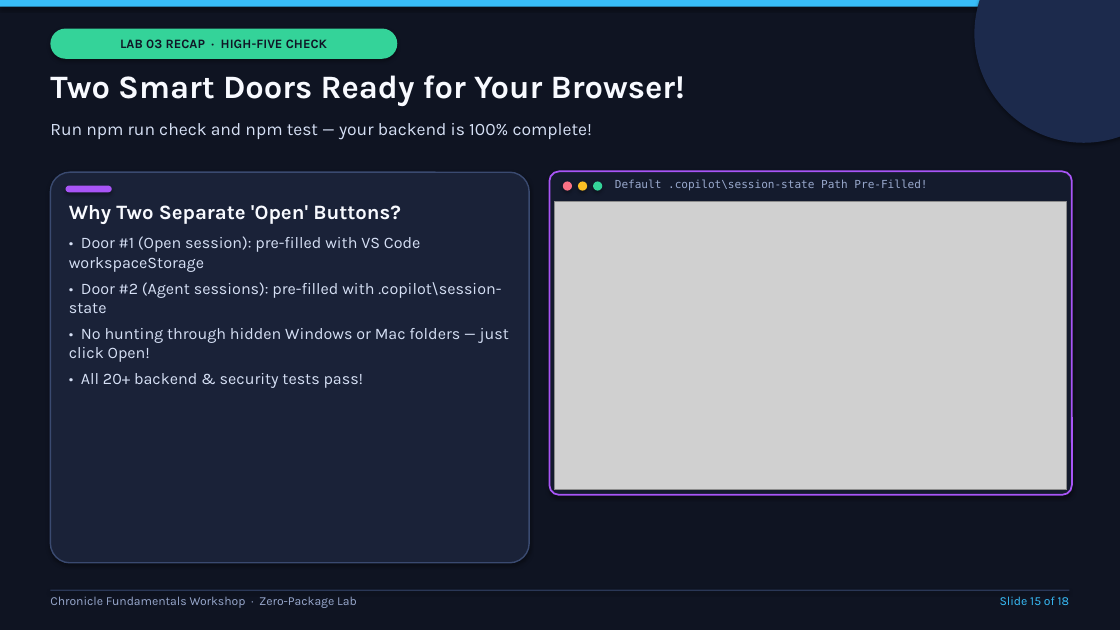
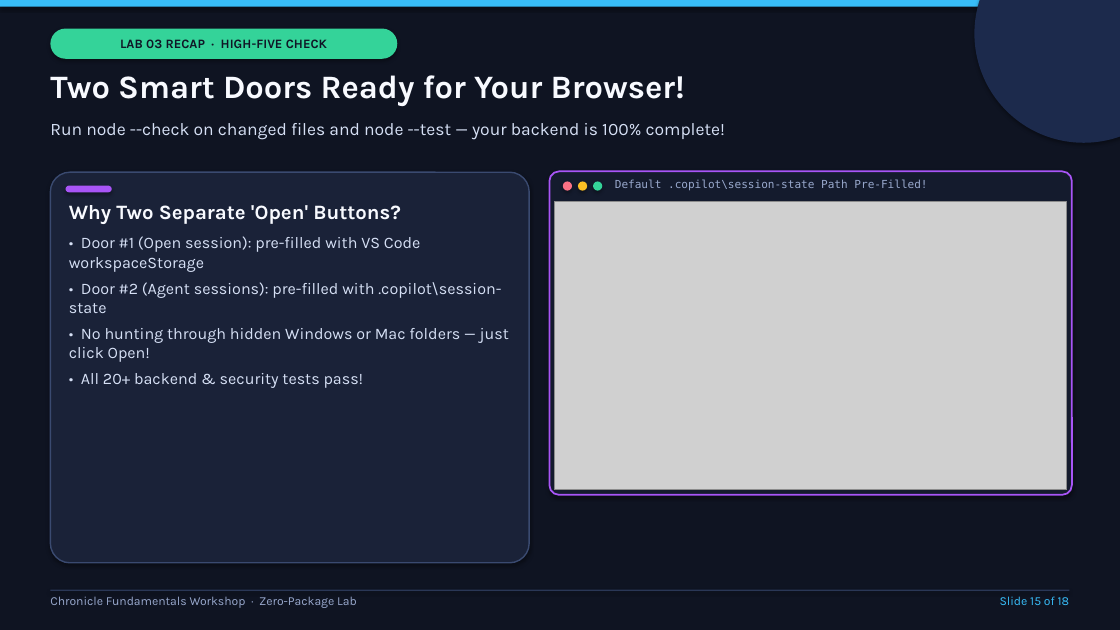
Before and after one commit to adamga/chatexplorer, a slide deck: slide 15 of workshop/Fundamentals/content/Fundamentals-Workshop-Deck.pptx. Drawn at 1120x630 pixels with LibreOffice and Linux fonts; fonts in the diff are those of the drawing; grey boxes stand for pictures. Boxes give left, top, right and bottom in pixels: in the first picture for what was removed or moved away, otherwise in the second. Text is boxed around its words. In the diff, an @@ line names an element or a change of style, - is before the commit and + after.

```diff
--- a/workshop/Fundamentals/content/Fundamentals-Workshop-Deck.pptx
+++ b/workshop/Fundamentals/content/Fundamentals-Workshop-Deck.pptx
@@ text at [50, 123, 725, 140]: text changed @@
-Run npm run check and npm test — your backend is 100% complete!
+Run node --check on changed files and node --test — your backend is 100% complete!
```
Also in this commit, not shown: 6 other slides changed, 53 other files.
